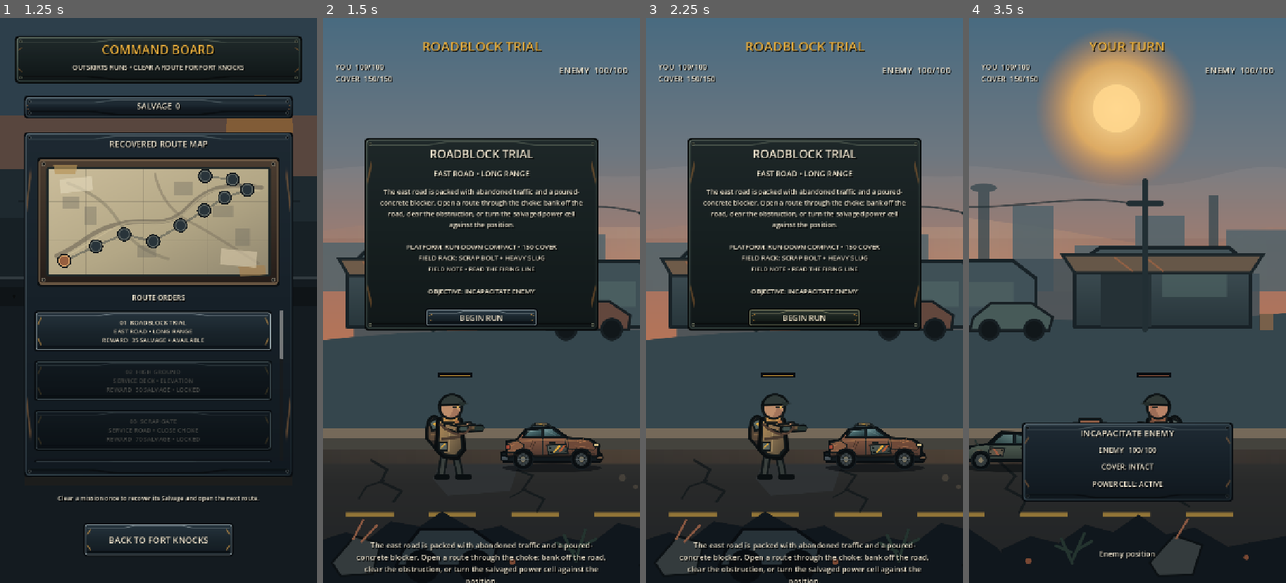
Above: before the commit, frames 1-4 (left to right).
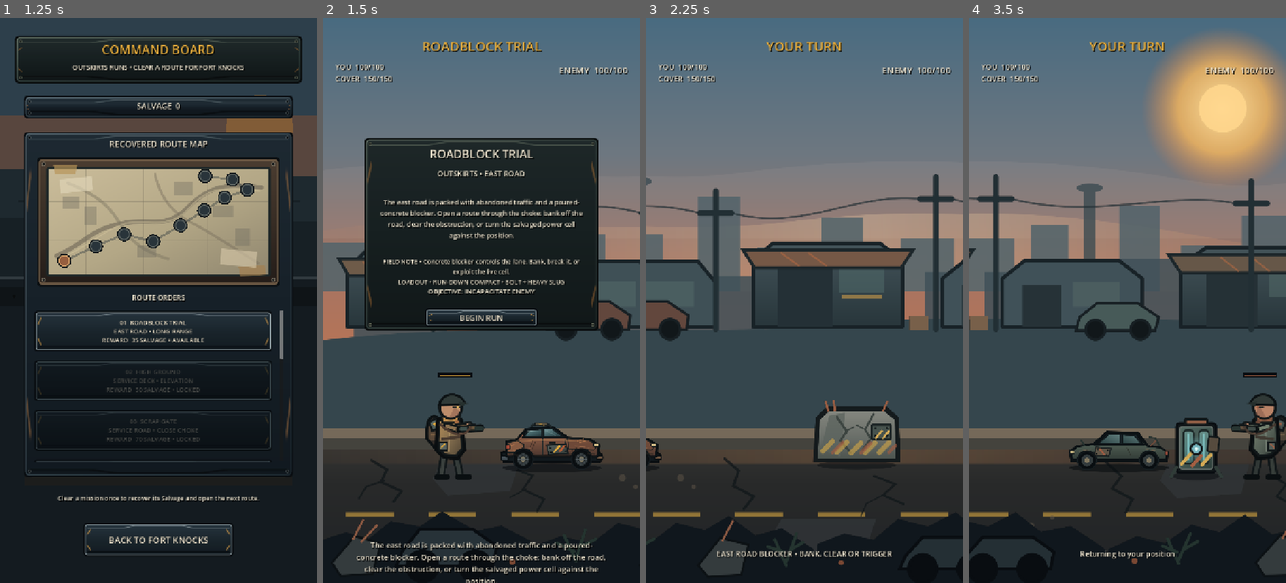
Above: after the commit, the same moments.

Repository: phantompixel-developer/FortKnocks
Game: Godot game, scene res://game/core/app.tscn
Same seed, same stepped clock (60 frames per second), same inputs: the game is played once before the commit and once after it.
Inputs (mouse positions are in pixels of both pictures, inside the frame that each line leads up to):
- Up to frame 1 (1.25 s): click "COMMAND BOARD CHOOSE THE NEXT…" at 0.5 s
- Up to frame 2 (1.5 s): click "01 ROADBLOCK TRIAL EAST ROAD …" at 1.25 s
- Up to frame 3 (2.25 s): click "BEGIN RUN" at 2 s
- Up to frame 4 (3.5 s): move the mouse to (1197, 272) at 2.77 s; click (1197, 272) at 2.92 s

Frame 1 is identical in both runs. In frame 2, 3.4% of the frame differs, in the area x 18-82%, y 27-48%; in frame 3, 35%; in frame 4, 40%, in the area x 0-100%, y 2-99%.
Error after the commit: Parse Error: Too many arguments for "get_display_safe_area()" call. Expected at most 0 but received 1. (res://game/presentation/portrait_layout.gd:50)

Commit message:
ui: separate campaign run brief and debrief from encounter proof

Diff:
--- a/game/battle/battle_controller.gd
+++ b/game/battle/battle_controller.gd
@@ -26,6 +26,7 @@
 const SalvageLoadScript := preload("res://game/battle/salvage_load.gd")
 const EncounterCatalogScript := preload("res://game/campaign/encounter_catalog.gd")
 const ThemeScript := preload("res://game/presentation/fort_knocks_theme.gd")
+const PortraitLayoutScript := preload("res://game/presentation/portrait_layout.gd")
 
 const MAX_DRAG := 340.0
 const MIN_FIRE_DRAG := 36.0
@@ -76,6 +77,8 @@
 @onready var mission_brief_focus: Label = $HUD/Root/MissionBriefCard/Focus
 @onready var mission_brief_text: Label = $HUD/Root/MissionBriefCard/Briefing
 @onready var mission_brief_objective: Label = $HUD/Root/MissionBriefCard/Objective
+@onready var mission_brief_warning: Label = $HUD/Root/MissionBriefCard/TacticalWarning
+@onready var begin_run_button: Button = $HUD/Root/MissionBriefCard/BeginRunButton
 @onready var encounter_picker: ColorRect = $HUD/Root/EncounterPicker
 @onready var picker_briefing_label: Label = $HUD/Root/EncounterPicker/BriefingLabel
 @onready var mission_button_list: VBoxContainer = $HUD/Root/EncounterPicker/MissionButtons
@@ -109,6 +112,7 @@
 var _campaign_weapon_ids: Array[String] = []
 var _completion_emitted := false
 var _progression_reward := 0
+var _progression_processed := false
 
 var _player_shots_fired := 0
 var _player_direct_hits := 0
@@ -148,6 +152,7 @@
 
 func set_progression_reward(amount: int) -> void:
 	_progression_reward = maxi(0, amount)
+	_progression_processed = true
 	if result_card != null and result_card.visible:
 		_update_result_card()
 
@@ -170,6 +175,9 @@
 	shock_capsule_button.pressed.connect(func() -> void: _select_weapon(ShockCapsule as WeaponDefinition))
 	restart_button.pressed.connect(_restart)
 	change_encounter_button.pressed.connect(_change_encounter)
+	begin_run_button.pressed.connect(_confirm_run_brief)
+	get_viewport().size_changed.connect(_apply_responsive_layout)
+	call_deferred("_apply_responsive_layout")
 
 	world.visible = false
 	health_label.visible = false
@@ -256,6 +264,7 @@
 	_current_mission = definition
 	_completion_emitted = false
 	_progression_reward = 0
+	_progression_processed = false
 	_reset_encounter_metrics()
 	_configure_mission(definition)
 	encounter_picker.visible = false
@@ -269,6 +278,11 @@
 	hint_label.text = definition.briefing
 	_update_hud()
 	_show_mission_brief(definition)
+
+	if _campaign_managed:
+		# Campaign brief is player-controlled. Never put narrative/objective copy
+		# on a timer; the run starts only when the player explicitly commits.
+		return
 
 	await get_tree().process_frame
 	await get_tree().create_timer(1.15).timeout
@@ -1215,32 +1229,70 @@
 
 func _show_mission_brief(definition: MissionDefinition) -> void:
 	mission_brief_title.text = definition.display_name.to_upper()
-	mission_brief_focus.text = definition.test_focus
-	var briefing := definition.briefing
-	if _campaign_managed and _player_platform != null:
-		var effective_cover := _player_platform.cover_health
-		if _player_module != null:
-			effective_cover += _player_module.cover_health_bonus
-		briefing += "\n\nPLATFORM: %s • %d COVER" % [
-			_player_platform.display_name.to_upper(),
-			effective_cover,
+	mission_brief_text.text = definition.briefing
+	mission_brief_objective.text = "OBJECTIVE: %s" % definition.objective_text
+
+	if _campaign_managed:
+		mission_brief_focus.text = "%s • %s" % [
+			_region_display_name(definition.region_id),
+			definition.location_tag,
 		]
-		if _player_module != null:
-			briefing += "\nUTILITY: %s" % _player_module.display_name.to_upper()
-			if _player_module.crew_knockback_multiplier < 1.0:
-				var reduction_percent: int = int(round((1.0 - _player_module.crew_knockback_multiplier) * 100.0))
-				briefing += " • %d%% LESS DISPLACEMENT" % reduction_percent
-		if _campaign_weapon_ids.has("heavy_slug") and _campaign_weapon_ids.has("shock_capsule"):
-			briefing += "\nFIELD RACK: BOLT + SLUG + SHOCK"
-		elif _campaign_weapon_ids.size() >= 2:
-			var specialist: String = "HEAVY SLUG" if _campaign_weapon_ids.has("heavy_slug") else "SHOCK CAPSULE"
-			briefing += "\nFIELD RACK: SCRAP BOLT + %s" % specialist
-	mission_brief_text.text = briefing
-	mission_brief_objective.text = "OBJECTIVE: %s" % definition.objective_text
+		var warning_lines: Array[String] = []
+		if not definition.tactical_warning.is_empty():
+			warning_lines.append("FIELD NOTE • %s" % definition.tactical_warning)
+		var loadout_line := _campaign_loadout_line()
+		if not loadout_line.is_empty():
+			warning_lines.append(loadout_line)
+		mission_brief_warning.text = "\n".join(warning_lines)
+		mission_brief_warning.visible = not warning_lines.is_empty()
+		begin_run_button.visible = true
+		begin_run_button.disabled = false
+		begin_run_button.text = "BEGIN RUN"
+	else:
+		mission_brief_focus.text = definition.test_focus
+		mission_brief_warning.visible = false
+		begin_run_button.visible = false
+
 	mission_brief_card.visible = true
+
+func _confirm_run_brief() -> void:
+	if not _campaign_managed or _current_mission == null or phase != Phase.INTRO:
+		return
+	begin_run_button.disabled = true
+	mission_brief_card.visible = false
+	_start_player_turn(true)
+
+func _campaign_loadout_line() -> String:
+	if _player_platform == null:
+		return ""
+
+	var specialist := "HEAVY SLUG" if _campaign_weapon_ids.has("heavy_slug") else "SHOCK CAPSULE"
+	var rack := "BOLT + SLUG + SHOCK" if (
+		_campaign_weapon_ids.has("heavy_slug")
+		and _campaign_weapon_ids.has("shock_capsule")
+	) else "BOLT + %s" % specialist
+
+	var parts: Array[String] = [
+		"LOADOUT • %s" % _player_platform.display_name.to_upper(),
+		rack,
+	]
+	if _player_module != null:
+		parts.append(_player_module.display_name.to_upper())
+	return " • ".join(parts)
+
+func _region_display_name(region_id: String) -> String:
+	match region_id:
+		"suburbs":
+			return "SUBURBS"
+		_:
+			return "OUTSKIRTS"
 
 func _update_result_card() -> void:
 	if _current_mission == null:
+		return
+
+	if _campaign_managed:
+		_update_campaign_debrief()
 		return
 
 	result_encounter_label.text = _current_mission.display_name.to_upper()
@@ -1253,16 +1305,58 @@
 		int(_weapon_shots["heavy_slug"]),
 		int(_weapon_shots["shock_capsule"]),
 	]
-	var takeaway := _encounter_takeaway()
-	if _campaign_managed:
-		if not player.is_alive() or _objective_failed():
-			result_takeaway_label.text = "NO SALVAGE RECOVERED\n%s" % takeaway
-		elif _progression_reward > 0:
-			result_takeaway_label.text = "+%d SALVAGE SECURED\n%s" % [_progression_reward, takeaway]
+	result_takeaway_label.text = _encounter_takeaway()
+
+func _update_campaign_debrief() -> void:
+	var victory := player.is_alive() and _objective_completed()
+	result_title_label.text = "ROUTE SECURED" if victory else "RUN FAILED"
+	result_encounter_label.text = "%s • %s" % [
+		_region_display_name(_current_mission.region_id),
+		_current_mission.display_name.to_upper(),
+	]
+
+	if not victory:
+		var failure := "PROTECTED SALVAGE LOST" if _objective_failed() else "SURVIVOR INCAPACITATED"
+		result_stats_label.text = "%s\nNO SALVAGE RECOVERED" % failure
+		result_takeaway_label.text = "PERFORMANCE • %d SHOTS • %d DIRECT • %d ENVIRONMENT" % [
+			_player_shots_fired,
+			_player_direct_hits,
+			_player_environment_events,
+		]
+		return
+
+	var reward_line := "RECOVERY REPORT PENDING"
+	if _progression_processed:
+		reward_line = (
+			"+%d SALVAGE RECOVERED" % _progression_reward
+			if _progression_reward > 0
+			else "ROUTE ALREADY CLEARED • NO NEW SALVAGE"
+		)
+
+	result_stats_label.text = "OBJECTIVE COMPLETE\n%s\n%s" % [
+		_current_mission.objective_text,
+		reward_line,
+	]
+
+	var progression_line := ""
+	if _progression_processed and _progression_reward > 0:
+		if not _current_mission.next_mission_id.is_empty():
+			var next_mission := EncounterCatalogScript.by_id(_current_mission.next_mission_id)
+			if next_mission != null:
+				progression_line = "NEXT ROUTE OPEN • %s" % next_mission.display_name.to_upper()
 		else:
-			result_takeaway_label.text = "ROUTE ALREADY CLEARED • NO NEW SALVAGE\n%s" % takeaway
-	else:
-		result_takeaway_label.text = takeaway
+			progression_line = "%s ROUTE SECURED" % _region_display_name(_current_mission.region_id)
+
+	var performance := "PERFORMANCE • %d SHOTS • %d DIRECT • %d ENVIRONMENT" % [
+		_player_shots_fired,
+		_player_direct_hits,
+		_player_environment_events,
+	]
+	result_takeaway_label.text = (
+		"%s\n%s" % [progression_line, performance]
+		if not progression_line.is_empty()
+		else performance
+	)
 
 func _encounter_takeaway() -> String:
 	if _current_mission != null and _current_mission.objective_mode == "protect_salvage":
@@ -1363,6 +1457,34 @@
 	get_tree().reload_current_scene()
 
 
+
+func _apply_responsive_layout() -> void:
+	PortraitLayoutScript.apply(
+		$HUD/Root,
+		[
+			turn_label,
+			health_label,
+			enemy_health_label,
+			inspect_button,
+			enemy_locator_label,
+			weapon_tray,
+			weapon_info_card,
+		],
+		[
+			feedback_label,
+			mission_brief_card,
+			encounter_picker,
+			result_card,
+			restart_button,
+			change_encounter_button,
+		],
+		[
+			target_card,
+			control_deck,
+			hint_label,
+		]
+	)
+
 func _fire_cue(weapon: WeaponDefinition) -> StringName:
 	if weapon == null:
 		return &"fire"
